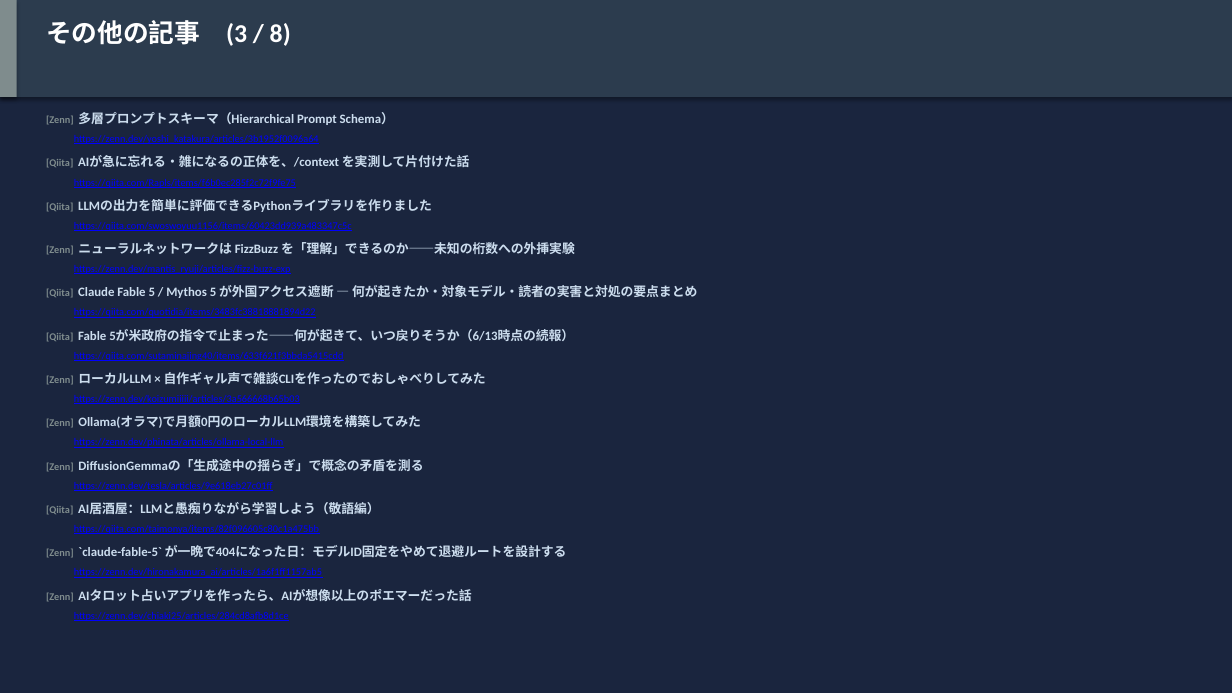
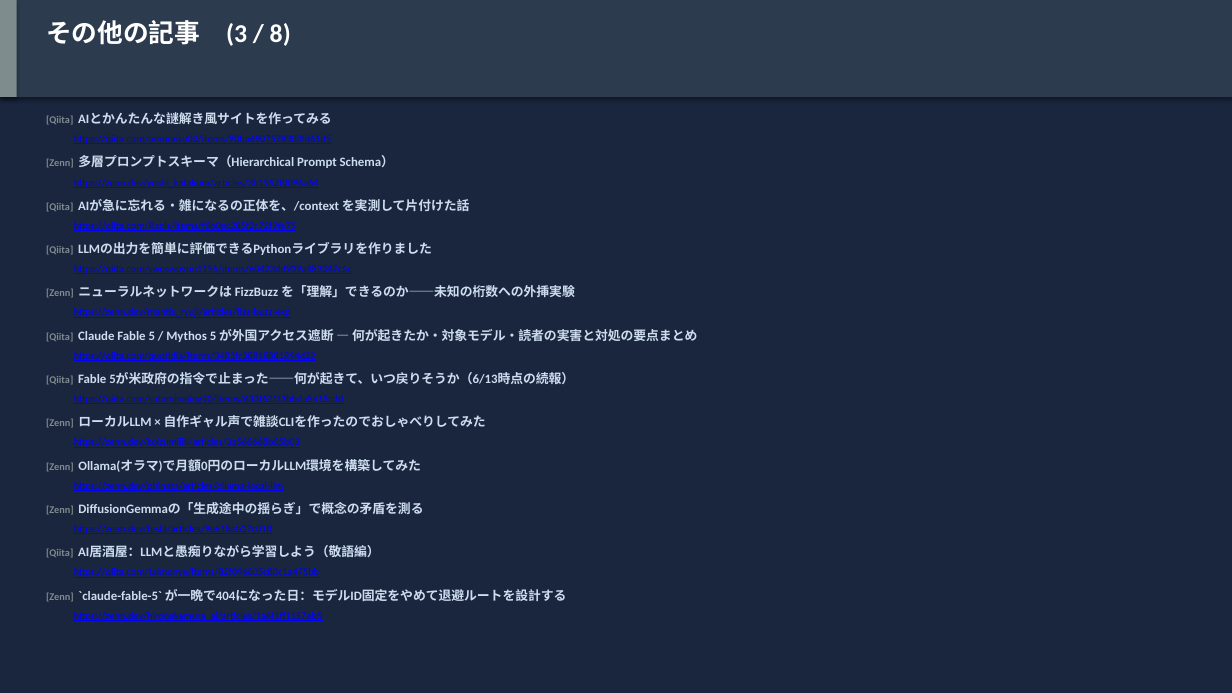
Before and after one commit to h-shoji-jws/ai-news-collector, a slide deck: slide 20 of data/2026-06-14.pptx. Drawn at 1232x693 pixels with LibreOffice and Linux fonts; fonts in the diff are those of the drawing. Boxes give left, top, right and bottom in pixels: in the first picture for what was removed or moved away, otherwise in the second. Text is boxed around its words. In the diff, an @@ line names an element or a change of style, - is before the commit and + after.

```diff
--- a/data/2026-06-14.pptx
+++ b/data/2026-06-14.pptx
@@ text added at [46, 112, 332, 125], 10 pt, text #CCDDEE, bold @@
+[Qiita] AIとかんたんな謎解き風サイトを作ってみる
@@ text at [74, 135, 331, 144]: text changed @@
-https://qiita.com/Rapls/items/f6b0ec285f2c72f9fe75
+https://qiita.com/omuraisu02/items/90ba6907578303fd61d5
@@ text at [74, 222, 296, 231]: text changed @@
-https://qiita.com/swoswoyuu1156/items/60423dd939a483347c5c
+https://qiita.com/Rapls/items/f6b0ec285f2c72f9fe75
@@ text at [74, 265, 352, 274]: text changed @@
-https://qiita.com/quotidia/items/3483fc38818881894d22
+https://qiita.com/swoswoyuu1156/items/60423dd939a483347c5c
@@ text "[Zenn] ニューラルネットワークは FizzBuzz を「理解」できるのか――未知の桁数への外挿実験": place and size @@
-text "[Zenn] ニューラルネットワークは FizzBuzz を「理解」できるのか――未知の桁数への外挿実験" at [46, 242, 575, 255]
+text "[Zenn] ニューラルネットワークは FizzBuzz を「理解」できるのか――未知の桁数への外挿実験" at [46, 285, 575, 298]
@@ text at [74, 352, 316, 361]: text changed @@
-https://qiita.com/sutaminajing40/items/633f621f3bbda5415cdd
+https://qiita.com/quotidia/items/3483fc38818881894d22
@@ text at [74, 395, 344, 404]: text changed @@
-https://zenn.dev/koizumiiiii/articles/3a566668b65b03
+https://qiita.com/sutaminajing40/items/633f621f3bbda5415cdd
@@ text at [74, 438, 300, 448]: text changed @@
-https://zenn.dev/phinata/articles/ollama-local-llm
+https://zenn.dev/koizumiiiii/articles/3a566668b65b03
@@ text at [74, 482, 284, 491]: text changed @@
-https://zenn.dev/tesla/articles/9e618eb27c01ff
+https://zenn.dev/phinata/articles/ollama-local-llm
@@ text at [74, 525, 273, 534]: text changed @@
-https://zenn.dev/hironakamura_ai/articles/1a6f1ff1157ab5
+https://zenn.dev/tesla/articles/9e618eb27c01ff
@@ 13 texts: place and size @@
-13 texts at [46, 112, 697, 558]
+13 texts at [46, 155, 697, 602]
@@ text removed at [46, 589, 471, 602] @@
-[Zenn] AIタロット占いアプリを作ったら、AIが想像以上のポエマーだった話
@@ text at [74, 612, 322, 621]: text changed @@
-https://zenn.dev/chiaki25/articles/284cd8afb8d1ce
+https://zenn.dev/hironakamura_ai/articles/1a6f1ff1157ab5
```
Also in this commit, not shown: 9 other slides changed, 1 other file.
